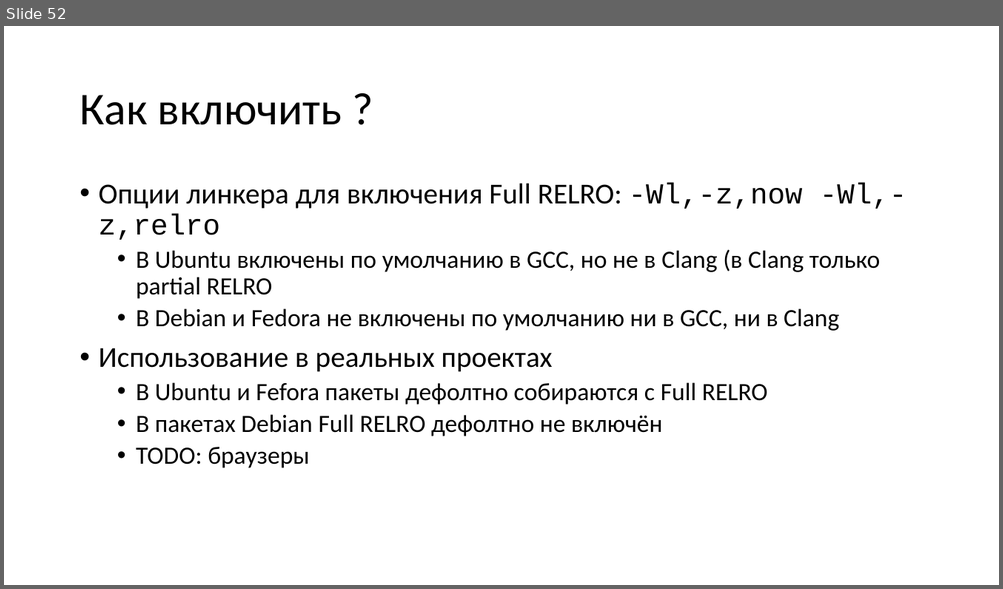
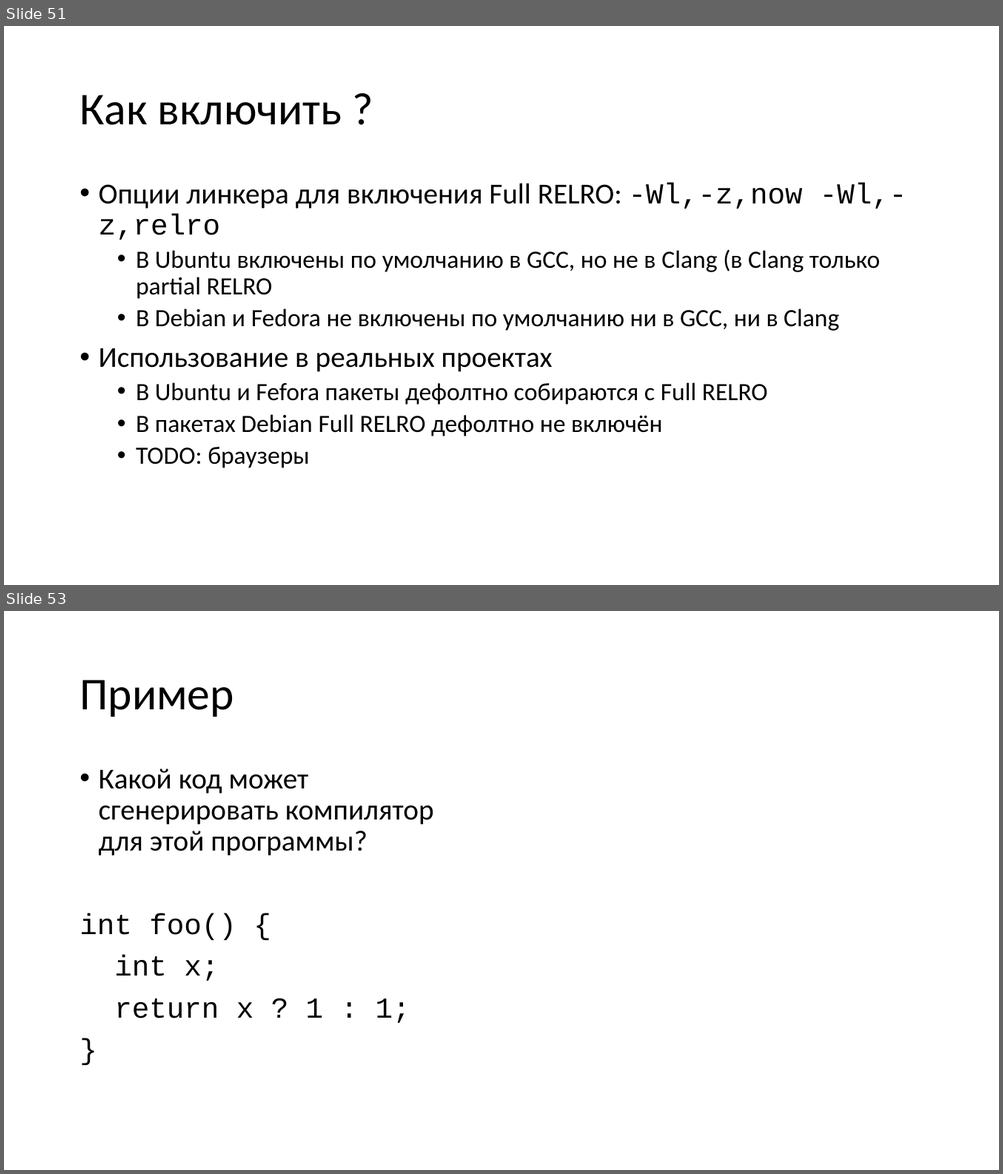
Before and after one commit to yugr/slides, a slide deck: CppZeroCost/2025/RU.pptx. Shown one above the other, each under a label of ours: slide 52 before the commit, slides 51 and 53 after it; the slides between them are not shown. The pictures are 1003x589 and 1003x1174 pixels, drawn with LibreOffice and Linux fonts; fonts in the diff are those of the drawing. Boxes give left, top, right and bottom in pixels: in the first picture for what was removed or moved away, otherwise in the second. Text is boxed around its words. In the diff, an @@ line names an element or a change of style, - is before the commit and + after.

```diff
--- a/CppZeroCost/2025/RU.pptx
+++ b/CppZeroCost/2025/RU.pptx
@@ slide 53 added at bbox=[4, 611, 999, 1170], background #FFFFFF @@
@@ title added at bbox=[79, 680, 233, 717], 44 pt, text #000000 @@
+Пример
@@ text added at bbox=[79, 769, 434, 1023], 28 pt, text #000000 @@
+• Какой код может сгенерировать компилятор для этой программы?
+int foo() {
+int x;
+return x ? 1 : 1;
+}
@@ what was slide 52 is now slide 51 @@
```
Also in this commit, not shown: 20 other slides added, 1 slide removed, 1 other file.
